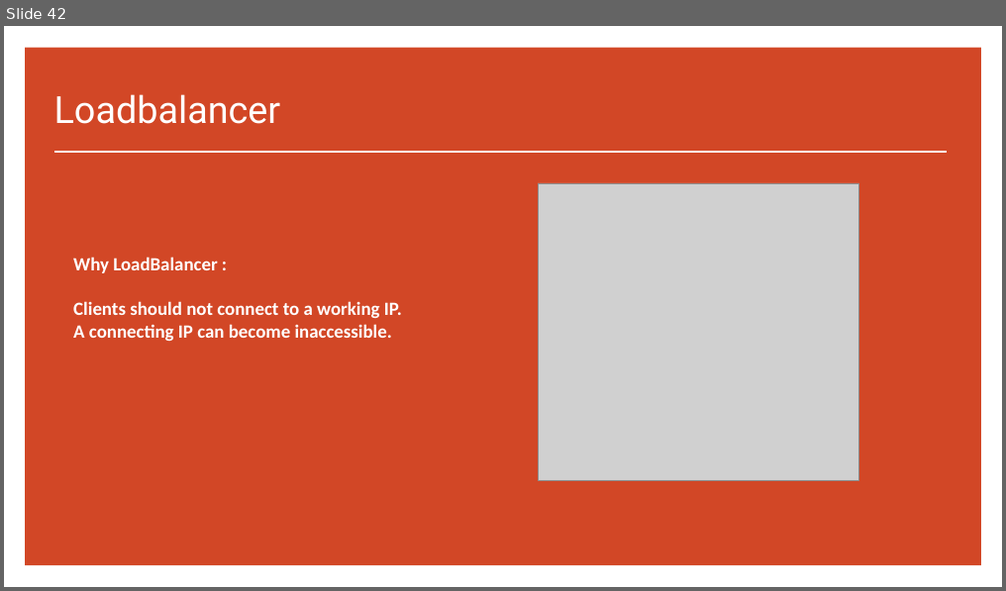
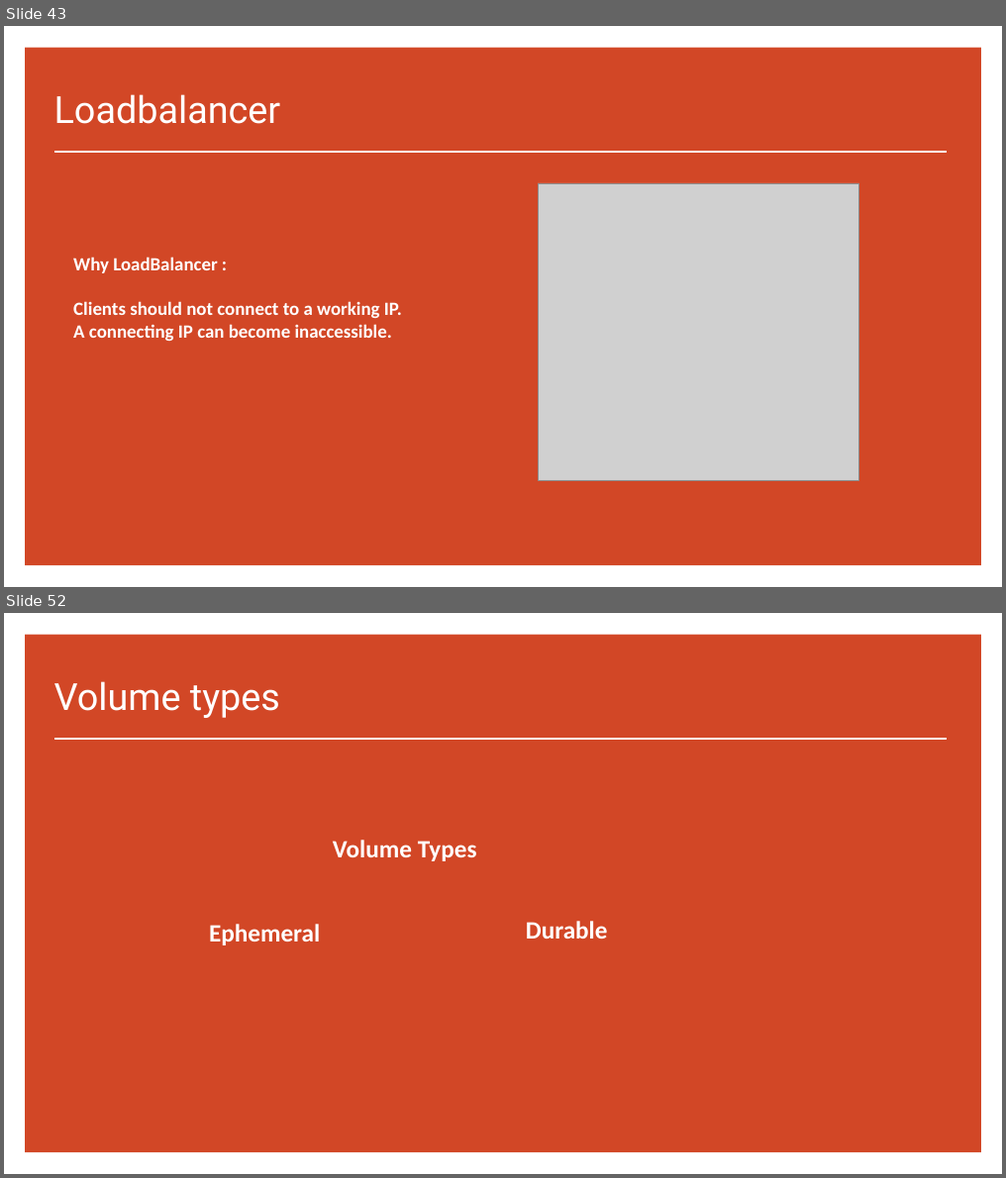
Before and after one commit to saratho02/Sarath-Oruganti, a slide deck: day_02_kubernetes/Kubernetes.pptx. Shown one above the other, each under a label of ours: slide 42 before the commit, slides 43 and 52 after it; the slides between them are not shown. The pictures are 1006x591 and 1006x1178 pixels, drawn with LibreOffice and Linux fonts; fonts in the diff are those of the drawing; grey boxes stand for pictures. Boxes give left, top, right and bottom in pixels: in the first picture for what was removed or moved away, otherwise in the second. Text is boxed around its words. In the diff, an @@ line names an element or a change of style, - is before the commit and + after.

```diff
--- a/day_02_kubernetes/Kubernetes.pptx
+++ b/day_02_kubernetes/Kubernetes.pptx
@@ slide 52 added at (4, 613, 1002, 1174), background #FFFFFF; not listed: 1 template element that a slide beside it also shows @@
@@ title added at (54, 681, 280, 718), 36 pt, text #FFFFFF @@
+Volume types
@@ line added from (54, 739) to (946, 739), #FFFFFF 1.5 pt @@
@@ text added at (333, 840, 477, 861), 24 pt, text #FFFFFF, bold @@
+Volume Types
@@ text added at (209, 924, 320, 946), 24 pt, text #FFFFFF, bold @@
+Ephemeral
@@ text added at (526, 921, 608, 939), 24 pt, text #FFFFFF, bold @@
+Durable
@@ what was slide 42 is now slide 43 @@
```
Also in this commit, not shown: 20 other slides added, 1 other file.
